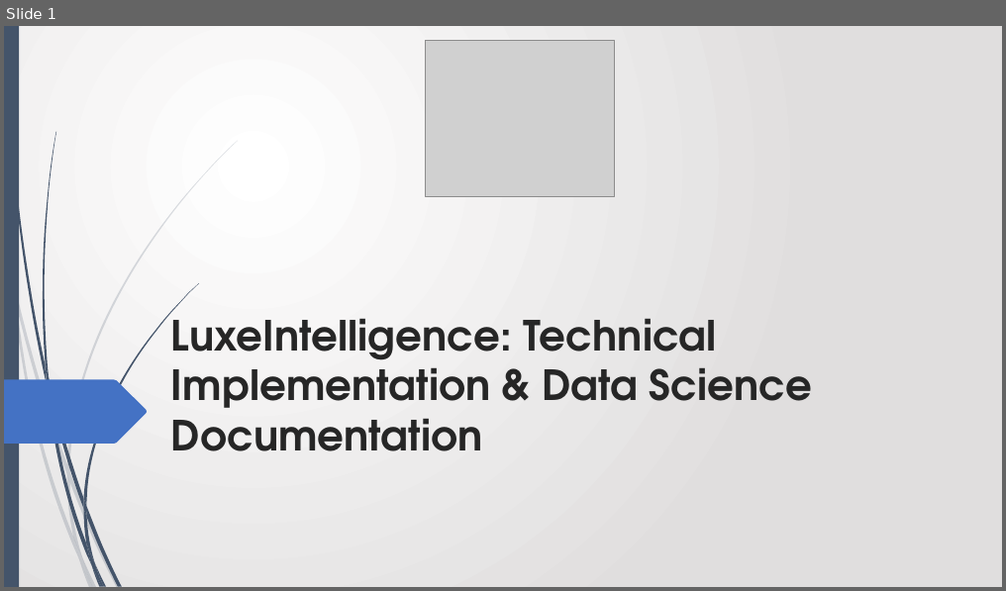
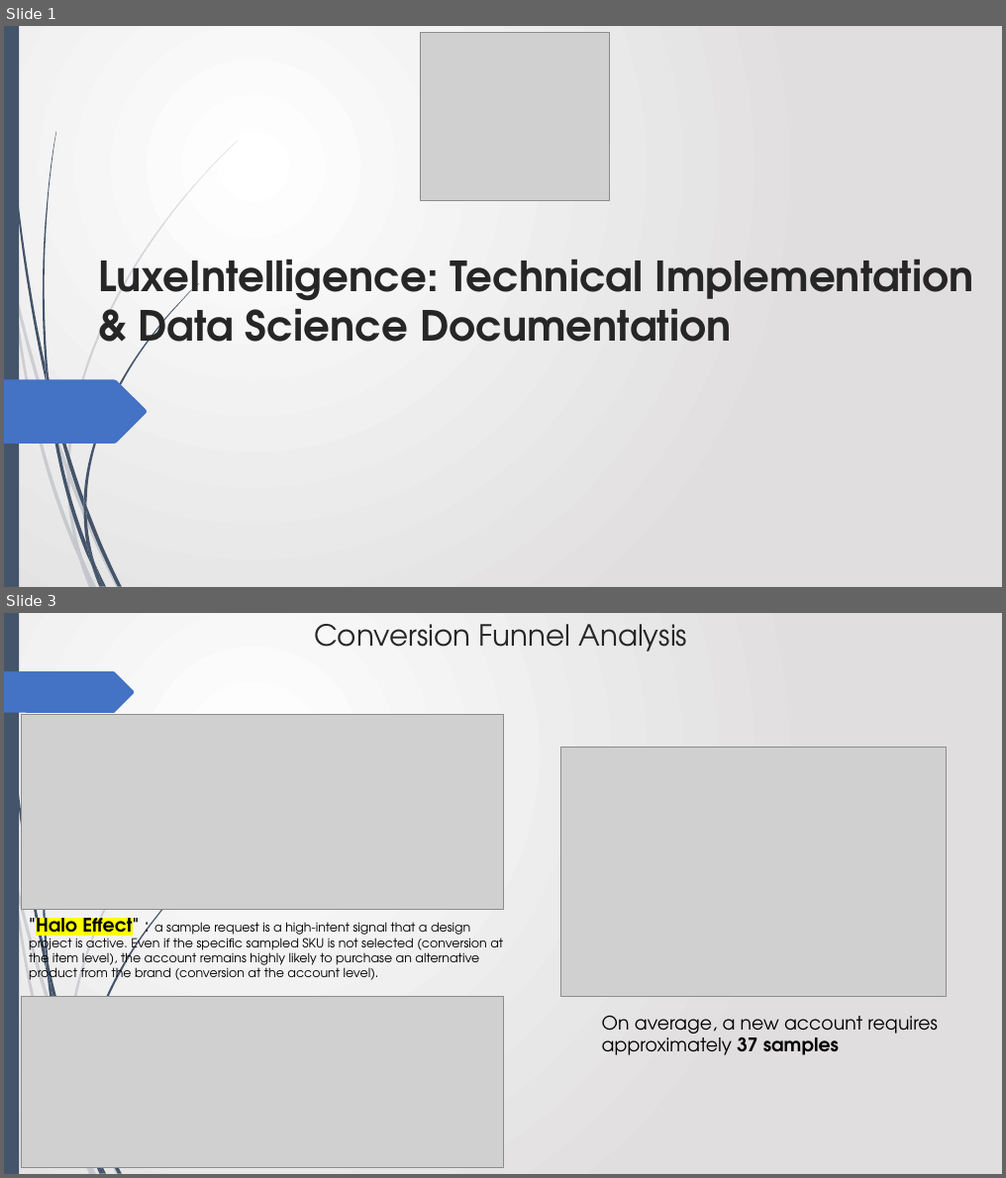
Before and after one commit to Avinash-patnaik/schumacher-customer-segmentation, a slide deck: luxeintelligence.pptx. Shown one above the other, each under a label of ours: slide 1 before the commit, slides 1 and 3 after it; the slides between them are not shown. The pictures are 1006x591 and 1006x1178 pixels, drawn with LibreOffice and Linux fonts; fonts in the diff are those of the drawing; grey boxes stand for pictures. Boxes give left, top, right and bottom in pixels: in the first picture for what was removed or moved away, otherwise in the second. Text is boxed around its words. In the diff, an @@ line names an element or a change of style, - is before the commit and + after.

Commit message:
data: change in the ppt data

```diff
--- a/luxeintelligence.pptx
+++ b/luxeintelligence.pptx
@@ slide 3 added at (4, 613, 1002, 1174), background gradient #FFFFFF to #E1DFDF; not listed: 19 template elements that a slide beside it also shows @@
@@ title added at (314, 624, 687, 652), 28 pt, text #262626 @@
+Conversion Funnel Analysis
@@ freeform shape added at (4, 671, 135, 713), fill #4472C4 @@
@@ picture added at (22, 715, 503, 909) @@
@@ picture added at (561, 747, 945, 997) @@
@@ text added at (29, 911, 503, 984), 12 pt, text #000000 @@
+"Halo Effect" : a sample request is a high-intent signal that a design project is active. Even if the specific sampled SKU is not selected (conversion at the item level), the account remains highly likely to purchase an alternative product from the brand (conversion at the account level).
@@ picture added at (22, 997, 503, 1167) @@
@@ text added at (602, 1016, 938, 1056), 18 pt, text #000000 @@
+On average, a new account requires approximately 37 samples
@@ slide 1 changed as well @@
@@ picture: place and size @@
-picture at (425, 40, 614, 196)
+picture at (420, 32, 609, 200)
@@ title "LuxeIntelligence: Technical Implementation & Data ..." rewrapped from (171, 306, 812, 452) to (98, 259, 973, 357) @@
```
Also in this commit, not shown: 2 other slides added, 1 slide removed.
